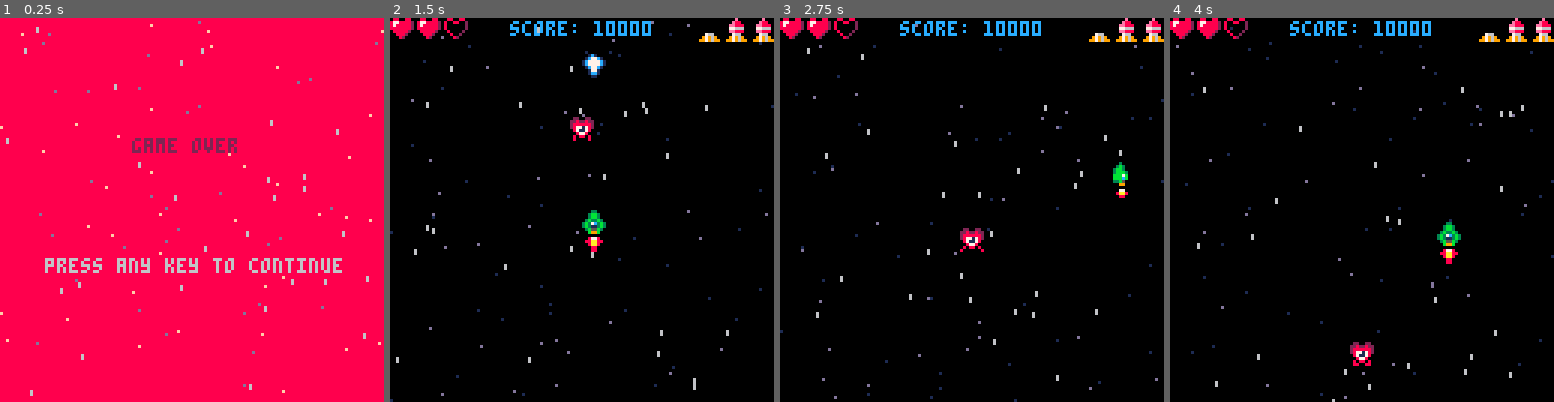
Above: before the commit, frames 1-4 (left to right).
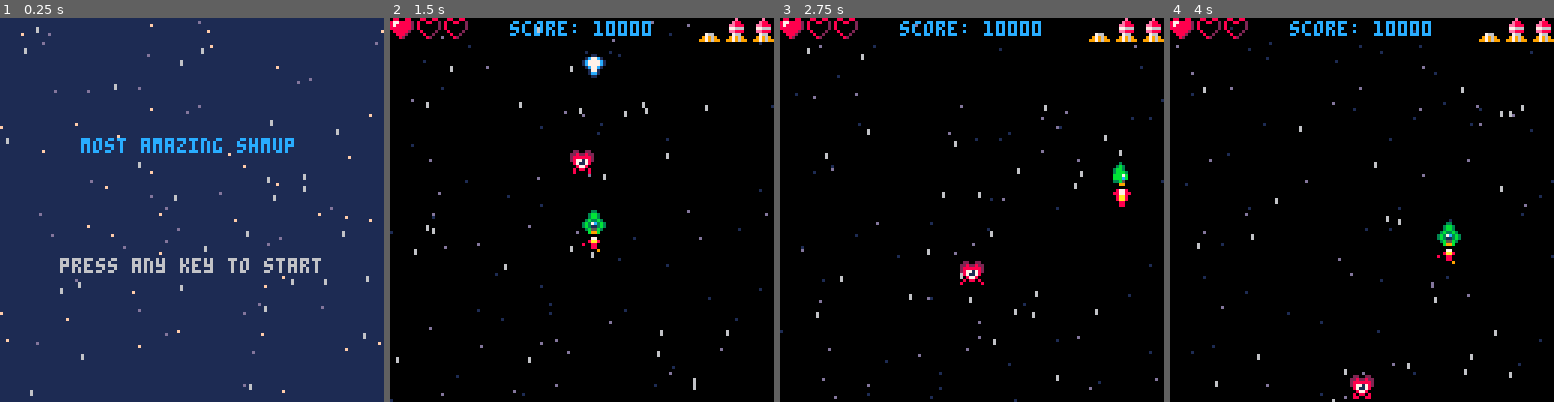
Above: after the commit, the same moments.

Repository: joaquimgamero/pico8-shmup
Game: PICO-8 cartridge shmup.p8
Same seed, same stepped clock (60 frames per second), same inputs: the game is played once before the commit and once after it.
Inputs:
- Up to frame 1 (0.25 s): no input
- Up to frame 2 (1.5 s): tap X (X key) at 0.33, 1.07 s; tap O (Z key) at 0.7 s
- Up to frame 3 (2.75 s): hold Right 1.6-2.1 s; tap O (Z key) at 1.7, 2.1, 2.5 s; tap X (X key) at 1.85 s; hold Up 2.15-2.42 s; hold Right from 2.47 s (still down)
- Up to frame 4 (4 s): tap O (Z key) at 2.9, 3.3, 3.7 s; tap X (X key) at 2.97 s; release Right at 3.03 s; hold Left 3.08-3.58 s; hold Down 3.63-3.97 s

The runs differ from the first frame. In frame 1, 99% of the frame differs, in the area x 0-100%, y 0-100%; in frame 2, 0.8%; in frame 3, 0.8%; in frame 4, 0.8%.

Commit message:
chore: prepare collision detection

Diff:
--- a/shmup.p8
+++ b/shmup.p8
@@ -19,7 +19,7 @@
   add(stars,create_random_star())
  end
 
- mode='over'
+ mode='start'
  blink_time=1
 end
 
@@ -75,7 +75,7 @@
 
  -- counters
  score = 10000
- lives = 2
+ lives = 1
  bombs = 2
 end
 
@@ -117,6 +117,13 @@
 
   if en.y>128 then
    del(enemies,en)
+  end
+ end
+
+ -- collision ship x enemies
+ for en in all(enemies) do
+  if collide(ship,en) then
+   lives-=1
   end
  end
 end
@@ -384,6 +391,10 @@
 function draw_sprite(sp)
  spr(sp.spr_id,sp.x,sp.y)
 end
+
+function collide(a,b)
+
+end
 __gfx__
 00000000000030000003300000033000000330000003000000000000000000000000000000000000000000000880088008800880000000000000000000000000
 000000000003b300003bb300003bb300003bb300003b300000077000008778000007700000877800000770008778888280088002000000000000000000000000
@@ -393,7 +404,7 @@
 0000000000bcbbb00b113bb03b3113b30bb311b00bbbcb0000000000000880008008800000088000000009000088820000800200000000000000000000000000
 000000000005b3300355bb3003b55b3003bb5530033b500000000000000880000800008000000000000000000008200000082000000000000000000000000000
 000000000009900000b99b0000b99b0000b99b000009900000000000000000000000000000000000000000000000000000000000000000000000000000000000
-00000000001c100001c77c100000000000000000000000000000000000000000000000000000000000000000000e000000000000000000000000000000000000
+000000000001100001c77c100000000000000000000000000000000000000000000000000000000000000000000e000000000000000000000000000000000000
 0000000001c77c101c7777c1000000000000000000000000000000000000000000000000000000000000000000e8800000000000000000000000000000000000
 000000001c7777c1c77cc77c00000000000000000000000000000000000000000000000000000000000000000ee8880000000000000000000000000000000000
 000000001c7777c1c77cc77c00000000000000000000000000000000000000000000000000000000000000000776660000000000000000000000000000000000
